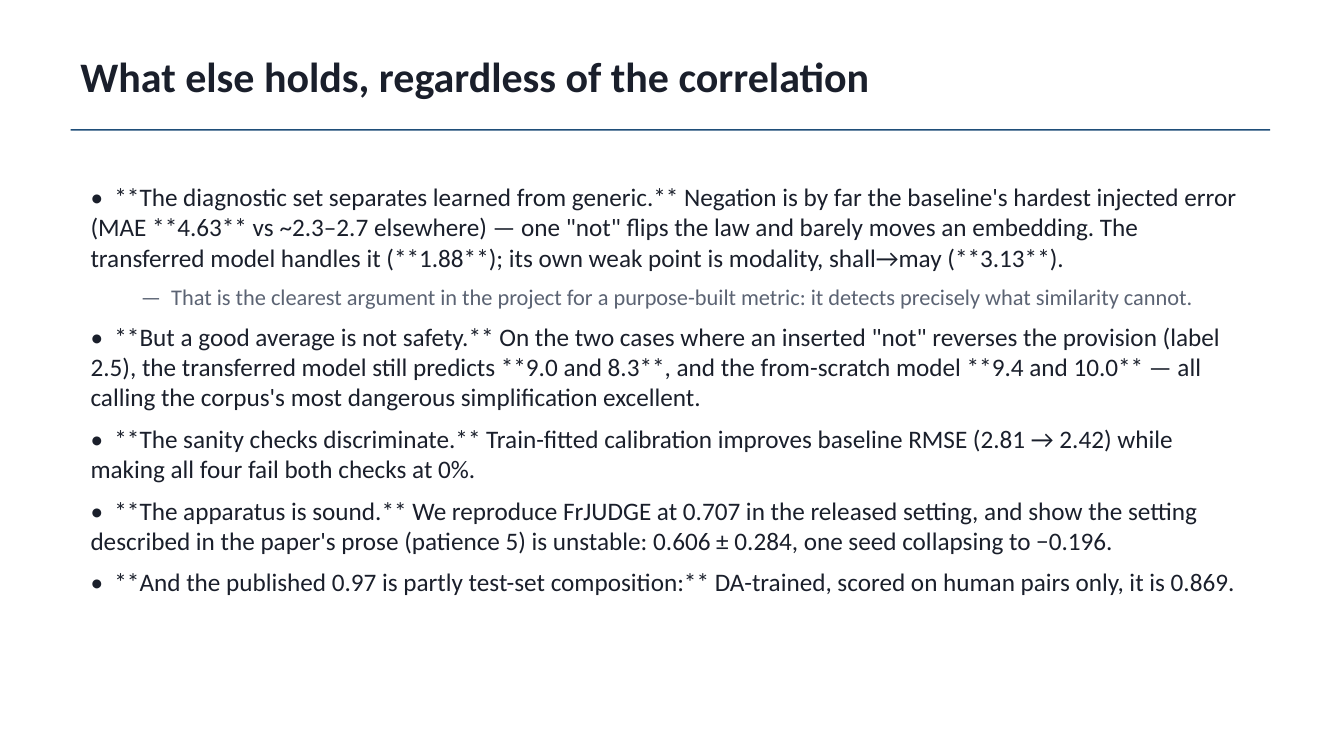
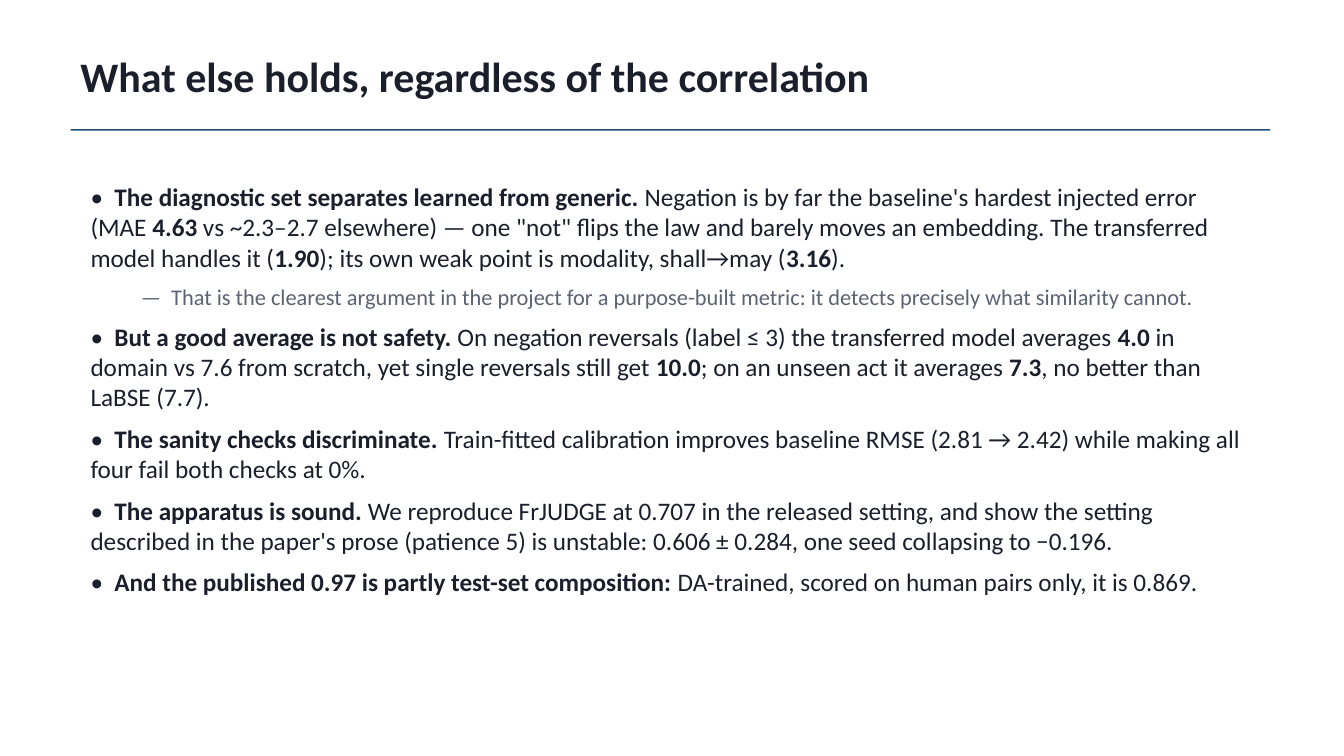
Before and after one commit to atharv-0509/legal-meaning-preservation-hi-en, a slide deck: slide 19 of paper/out/LMP_slides.pptx. Drawn at 1344x756 pixels with LibreOffice and Linux fonts; fonts in the diff are those of the drawing. Boxes give left, top, right and bottom in pixels: in the first picture for what was removed or moved away, otherwise in the second. Text is boxed around its words. In the diff, an @@ line names an element or a change of style, - is before the commit and + after.

```diff
--- a/paper/out/LMP_slides.pptx
+++ b/paper/out/LMP_slides.pptx
@@ text at (91,188,1208,271): text changed @@
-• **The diagnostic set separates learned from generic.** Negation is by far the baseline's hardest injected error (MAE **4.63** vs ~2.3–2.7 elsewhere) — one "not" flips the law and barely moves an embedding. The transferred model handles it (**1.88**); its own weak point is modality, shall→may (**3.13**).
+• The diagnostic set separates learned from generic. Negation is by far the baseline's hardest injected error (MAE 4.63 vs ~2.3–2.7 elsewhere) — one "not" flips the law and barely moves an embedding. The transferred model handles it (1.90); its own weak point is modality, shall→may (3.16).
@@ text at (91,327,1240,595): text changed @@
-• **But a good average is not safety.** On the two cases where an inserted "not" reverses the provision (label 2.5), the transferred model still predicts **9.0 and 8.3**, and the from-scratch model **9.4 and 10.0** — all calling the corpus's most dangerous simplification excellent.
-• **The sanity checks discriminate.** Train-fitted calibration improves baseline RMSE (2.81 → 2.42) while making all four fail both checks at 0%.
-• **The apparatus is sound.** We reproduce FrJUDGE at 0.707 in the released setting, and show the setting described in the paper's prose (patience 5) is unstable: 0.606 ± 0.284, one seed collapsing to −0.196.
-• **And the published 0.97 is partly test-set composition:** DA-trained, scored on human pairs only, it is 0.869.
+• But a good average is not safety. On negation reversals (label ≤ 3) the transferred model averages 4.0 in domain vs 7.6 from scratch, yet single reversals still get 10.0; on an unseen act it averages 7.3, no better than LaBSE (7.7).
+• The sanity checks discriminate. Train-fitted calibration improves baseline RMSE (2.81 → 2.42) while making all four fail both checks at 0%.
+• The apparatus is sound. We reproduce FrJUDGE at 0.707 in the released setting, and show the setting described in the paper's prose (patience 5) is unstable: 0.606 ± 0.284, one seed collapsing to −0.196.
+• And the published 0.97 is partly test-set composition: DA-trained, scored on human pairs only, it is 0.869.
```
Also in this commit, not shown: 13 other slides changed, 8 other files.
